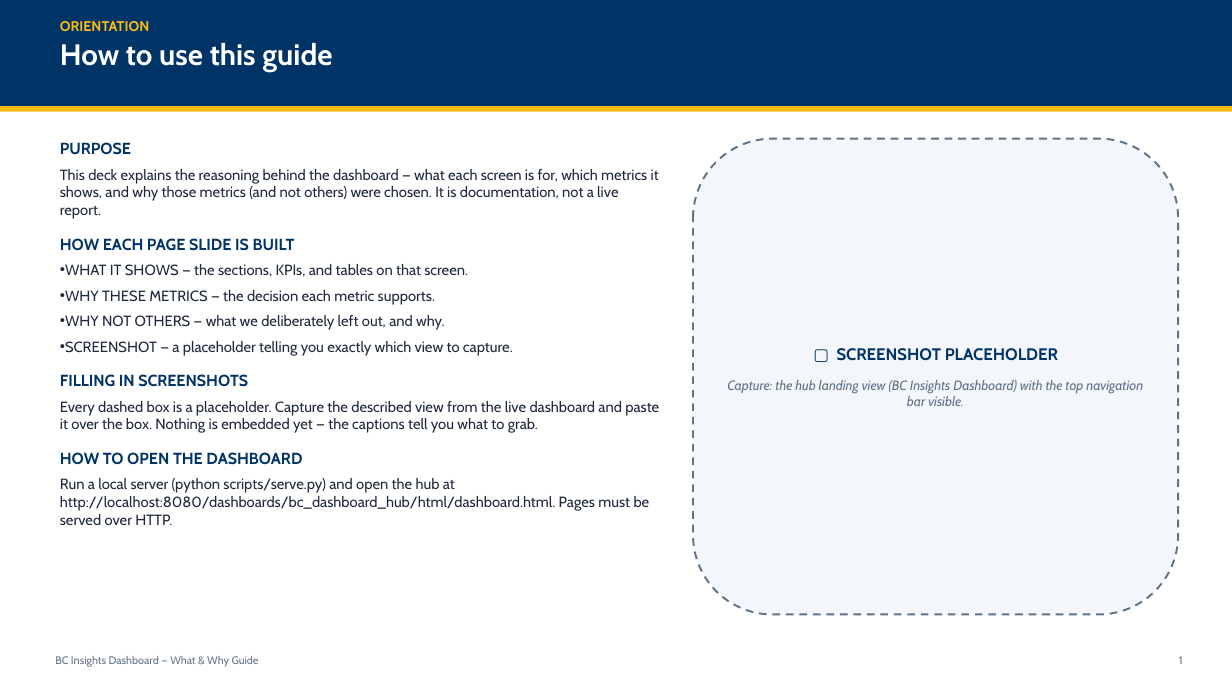
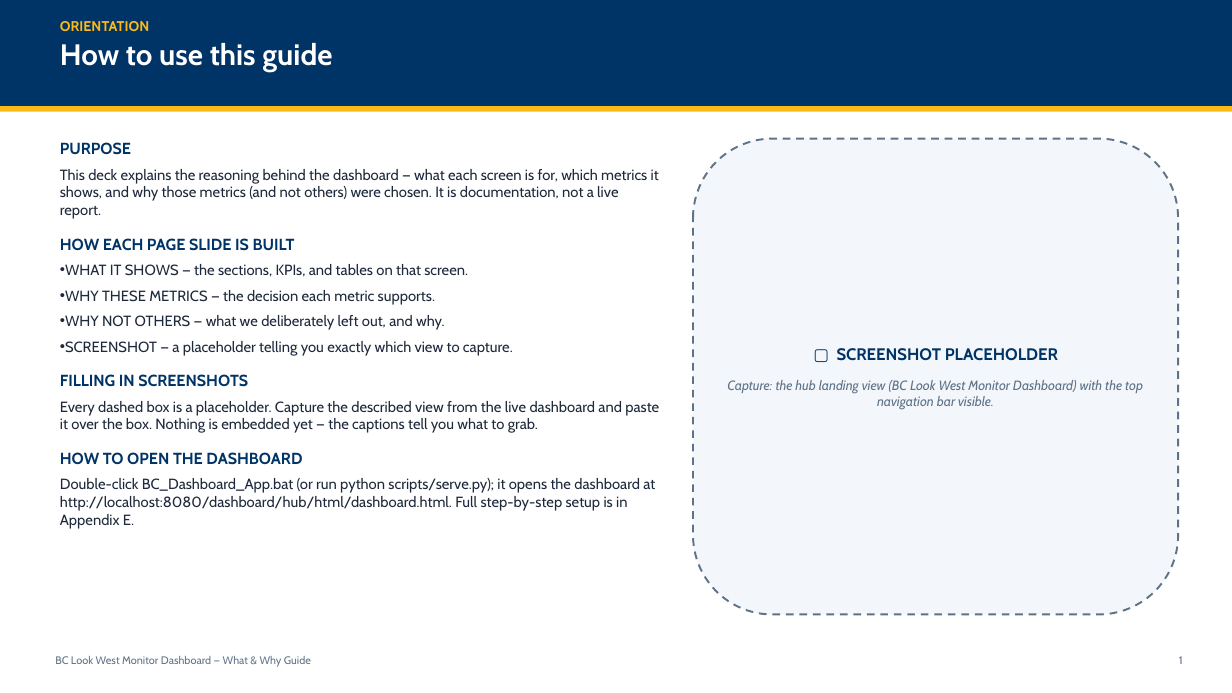
Before and after one commit to bcgov/BCLS, a slide deck: slide 2 of BCLS_Dashboard_Guide.pptx. Drawn at 1232x693 pixels with LibreOffice and Linux fonts; fonts in the diff are those of the drawing. Boxes give left, top, right and bottom in pixels: in the first picture for what was removed or moved away, otherwise in the second. Text is boxed around its words. In the diff, an @@ line names an element or a change of style, - is before the commit and + after.

```diff
--- a/BCLS_Dashboard_Guide.pptx
+++ b/BCLS_Dashboard_Guide.pptx
@@ text in rounded rectangle at [727,380,1143,409]: text changed @@
-Capture: the hub landing view (BC Insights Dashboard) with the top navigation bar visible.
+Capture: the hub landing view (BC Look West Monitor Dashboard) with the top navigation bar visible.
@@ text at [60,478,655,529]: text changed @@
-Run a local server (python scripts/serve.py) and open the hub at http://localhost:8080/dashboards/bc_dashboard_hub/html/dashboard.html. Pages must be served over HTTP.
+Double-click BC_Dashboard_App.bat (or run python scripts/serve.py); it opens the dashboard at http://localhost:8080/dashboard/hub/html/dashboard.html. Full step-by-step setup is in Appendix E.
@@ text at [55,656,311,667]: text changed @@
-BC Insights Dashboard — What & Why Guide
+BC Look West Monitor Dashboard — What & Why Guide
```
Also in this commit, not shown: 39 other slides changed, 8 slides added, 4 slides removed.
